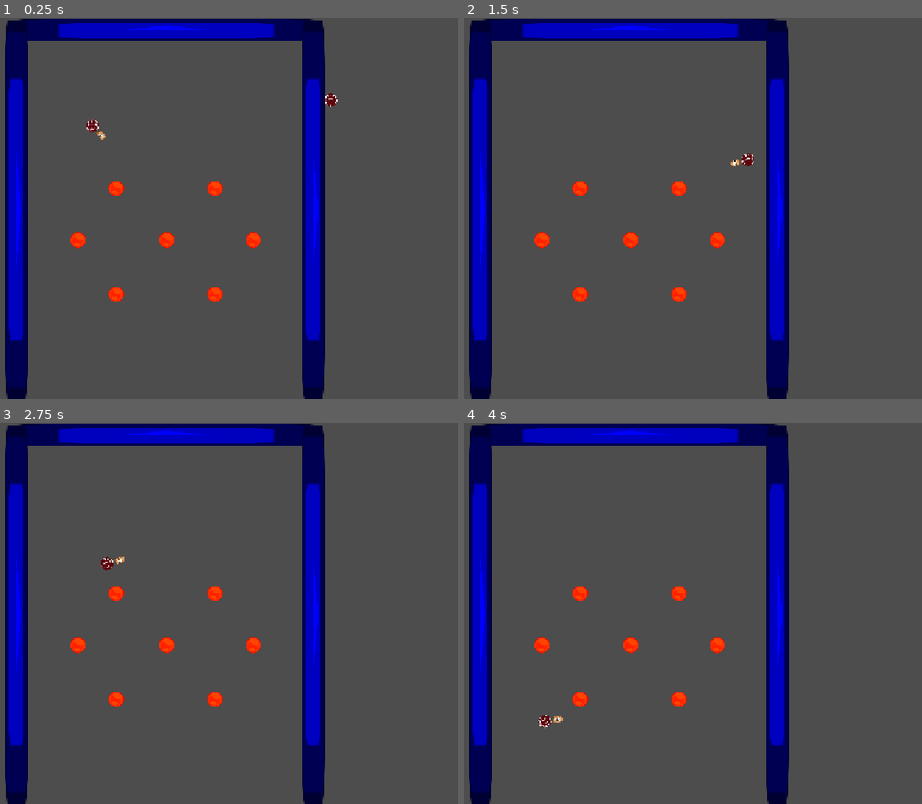
Above: before the commit, frames 1-4 (two rows, left to right).
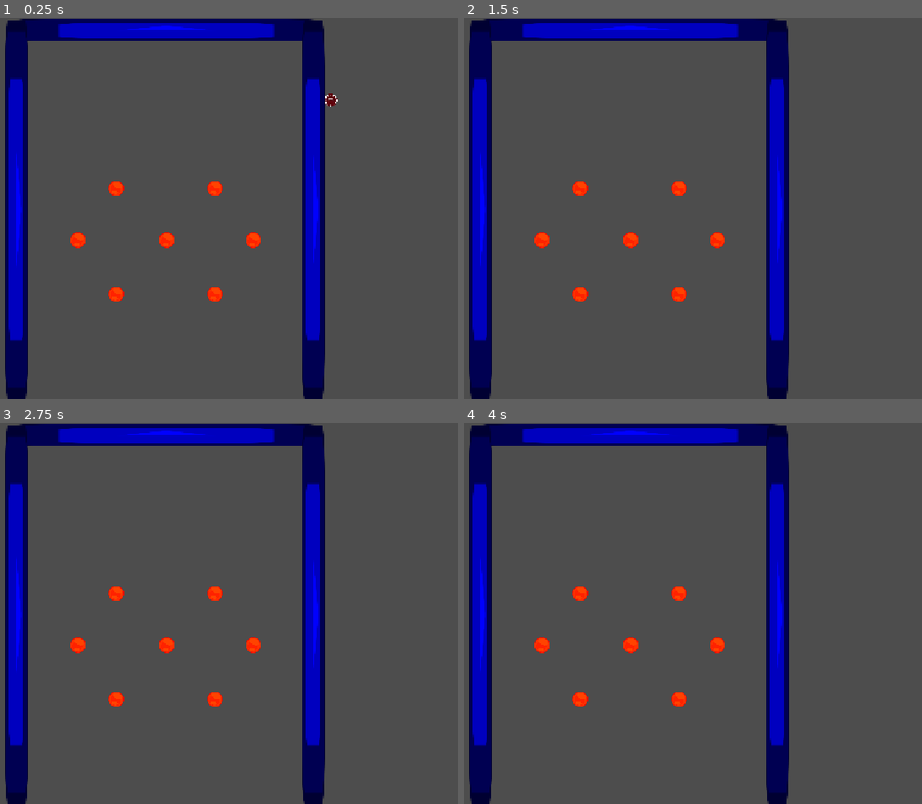
Above: after the commit, the same moments.

Repository: AstrrX3/Gamejam
Game: Godot game, scene res://test.tscn
Two runs of this game, one before a commit and one after it. Both use one fixed random seed, a clock stepped at 60 frames per second and the inputs below. The engine's default icon, where the game draws it, is replaced by a stand-in: a white triangle on a blue panel in a dark square.
Inputs (mouse positions are in pixels of both pictures, inside the frame that each line leads up to):
- Up to frame 1 (0.25 s): no input
- Up to frame 2 (1.5 s): move the mouse to (784, 189) at 0.52 s; click (784, 189) at 0.6 s; move the mouse to (496, 227) at 1.27 s; click (496, 227) at 1.35 s
- Up to frame 3 (2.75 s): tap Enter at 2 s; move the mouse to (238, 529) at 2.02 s; click (238, 529) at 2.1 s
- Up to frame 4 (4 s): move the mouse to (601, 689) at 2.77 s; click (601, 689) at 2.85 s; tap Space at 3.5 s; move the mouse to (834, 670) at 3.52 s; click (834, 670) at 3.6 s

The runs differ from the first frame. In frame 1, 0.1% of the frame differs, in the area x 18-24%, y 26-32%; in frame 2, 0.1%; in frame 3, 0.1%; in frame 4, 0.1%, in the area x 16-22%, y 76-81%.

Commit message:
usunelam idk

Diff:
--- a/gay-plinko/coin.tscn
+++ b/gay-plinko/coin.tscn
@@ -1,12 +1,30 @@
 [gd_scene format=3 uid="uid://b8u0svpxi5tgi"]
 
 [ext_resource type="Texture2D" uid="uid://cprgnd6rngksp" path="res://icon.svg" id="1_d5gmh"]
-[ext_resource type="Script" uid="uid://b7k60eus5606e" path="res://sprite_2d.gd" id="2_0t63x"]
+
+[sub_resource type="GDScript" id="GDScript_s5738"]
+resource_name = "zlotowka"
+script/source = "extends Node2D
+
+@export var point_1: Vector2(50,50)
+@export var point_2: Vector2(1100,600)
+
+func get_random_point_inside(p1: Vector2, p2: Vector2) -> Vector2
+
+
+func _ready():
+	randomize()
+
+func _process(_delta):
+	if Input.is_action_just_pressed(lmb):
+		spawn_zlotuwa
+"
 
 [sub_resource type="CircleShape2D" id="CircleShape2D_s5738"]
 radius = 63.387695
 
 [node name="Node2D" type="Node2D" unique_id=849454680]
+script = SubResource("GDScript_s5738")
 
 [node name="zlotuwa" type="Area2D" parent="." unique_id=1498409624]
 
@@ -14,7 +32,6 @@
 modulate = Color(1, 1, 0, 1)
 scale = Vector2(0.8590322, 0.8106273)
 texture = ExtResource("1_d5gmh")
-script = ExtResource("2_0t63x")
 
 [node name="CollisionShape2D" type="CollisionShape2D" parent="zlotuwa" unique_id=2098193805]
 shape = SubResource("CircleShape2D_s5738")
--- a/gay-plinko/haven.tscn
+++ b/gay-plinko/haven.tscn
@@ -3,7 +3,6 @@
 [ext_resource type="PackedScene" uid="uid://c67loyy3ede8g" path="res://sciany.tscn" id="1_7oneb"]
 [ext_resource type="PackedScene" uid="uid://brlvsdys076t0" path="res://peg.tscn" id="2_vcnv3"]
 [ext_resource type="PackedScene" uid="uid://cw0s1ry8x17pi" path="res://trójkąt.tscn" id="3_pix54"]
-[ext_resource type="PackedScene" uid="uid://7jgio8cingnp" path="res://ball.tscn" id="4_55g31"]
 
 [node name="Node2D" type="Node2D" unique_id=1951845257]
 position = Vector2(-281, -314)
@@ -55,8 +54,5 @@
 rotation = -2.3561945
 scale = Vector2(-1.0056858, 0.9931652)
 
-[node name="RigidBody2D" parent="." unique_id=969029978 instance=ExtResource("4_55g31")]
-position = Vector2(151, 143)
-
 [node name="Camera2D" type="Camera2D" parent="." unique_id=1407160539]
 position = Vector2(282, 312)
--- /dev/null
+++ b/gay-plinko/main.tscn
@@ -0,0 +1,13 @@
+[gd_scene format=3 uid="uid://66cmd5suho8g"]
+
+[ext_resource type="PackedScene" uid="uid://7jgio8cingnp" path="res://ball.tscn" id="1_ig7tw"]
+[ext_resource type="PackedScene" uid="uid://bql4gxnlcjgh5" path="res://platform.tscn" id="2_0xm2m"]
+
+[node name="base" type="Node2D" unique_id=1876613877 groups=["wall"]]
+
+[node name="RigidBody2D" parent="." unique_id=969029978 instance=ExtResource("1_ig7tw")]
+position = Vector2(524, 148)
+
+[node name="StaticBody2D" parent="." unique_id=695491958 groups=["wall"] instance=ExtResource("2_0xm2m")]
+position = Vector2(512, 430)
+rotation = 0.44250375
--- /dev/null
+++ b/gay-plinko/zlotuwa.gd
@@ -0,0 +1 @@
+extends Area2D
Not shown, added: gay-plinko/zlotuwa.gd.uid
